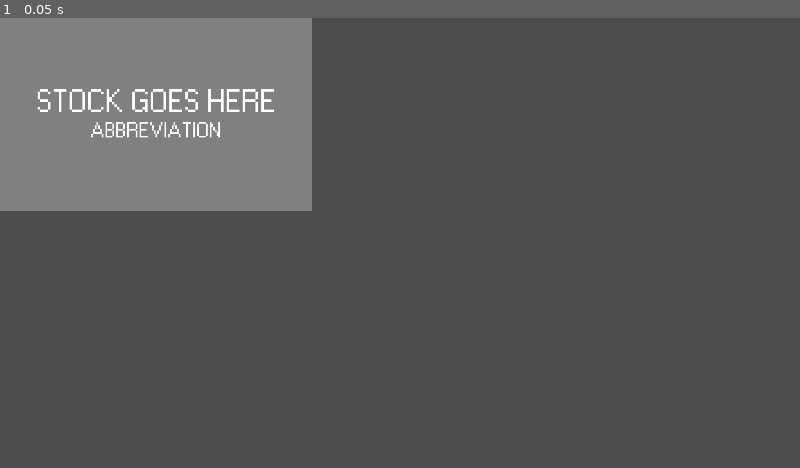
Above: before the commit, frame 1.
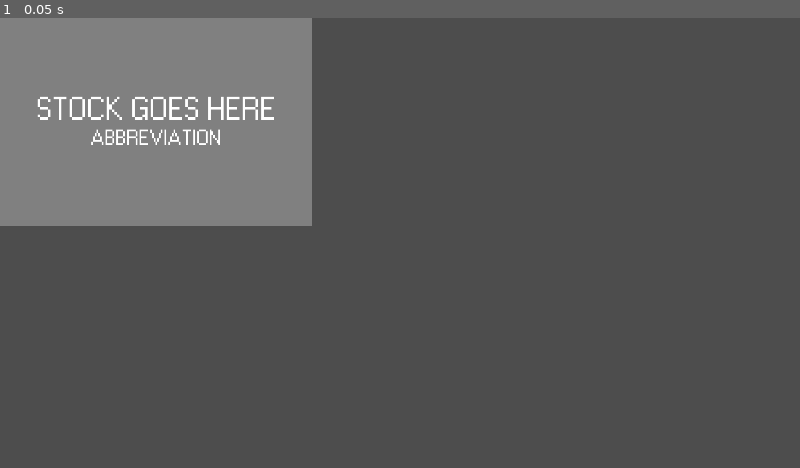
Above: after the commit, the same moment.

Repository: Shuflduf/Stock-Trading-Game
Game: Godot game, scene res://Scenes/stock.tscn
Two runs of this game, one before a commit and one after it. Both use one fixed random seed, a clock stepped at 60 frames per second and the inputs below. This scene is started directly instead of the project's main scene.
Inputs:
- Up to frame 1 (0.05 s): no input

The runs differ from the first frame. In frame 1, 2.3% of the frame differs, in the area x 0-39%, y 15-47%.

Commit message:
better graphing api

Diff:
--- a/Scenes/stock.tscn
+++ b/Scenes/stock.tscn
@@ -5,10 +5,6 @@
 [ext_resource type="Script" path="res://Scripts/graph.gd" id="3_gwbc6"]
 
 [sub_resource type="StyleBoxFlat" id="StyleBoxFlat_cgpof"]
-content_margin_left = 50.0
-content_margin_top = 100.0
-content_margin_right = 50.0
-content_margin_bottom = 100.0
 bg_color = Color(0.5, 0.5, 0.5, 1)
 
 [sub_resource type="LabelSettings" id="LabelSettings_uffqd"]
@@ -23,17 +19,26 @@
 curve = SubResource("Curve_mq8up")
 
 [node name="Stock" type="PanelContainer"]
+custom_minimum_size = Vector2(0, 300)
 size_flags_vertical = 3
 theme_override_styles/panel = SubResource("StyleBoxFlat_cgpof")
 script = ExtResource("1_y2ep8")
 
-[node name="VBoxContainer" type="VBoxContainer" parent="."]
+[node name="MarginContainer" type="MarginContainer" parent="."]
 layout_mode = 2
-size_flags_horizontal = 0
-size_flags_vertical = 0
+theme_override_constants/margin_left = 50
+theme_override_constants/margin_top = 50
+theme_override_constants/margin_right = 50
+theme_override_constants/margin_bottom = 50
+
+[node name="Basic" type="VBoxContainer" parent="MarginContainer"]
+unique_name_in_owner = true
+layout_mode = 2
+size_flags_horizontal = 3
+size_flags_vertical = 3
 alignment = 1
 
-[node name="Name" type="Label" parent="VBoxContainer"]
+[node name="Name" type="Label" parent="MarginContainer/Basic"]
 unique_name_in_owner = true
 custom_minimum_size = Vector2(350, 0)
 layout_mode = 2
@@ -42,7 +47,7 @@
 horizontal_alignment = 1
 autowrap_mode = 3
 
-[node name="Abbreviation" type="Label" parent="VBoxContainer"]
+[node name="Abbreviation" type="Label" parent="MarginContainer/Basic"]
 unique_name_in_owner = true
 layout_mode = 2
 theme_override_fonts/font = ExtResource("1_pkvwg")
@@ -50,13 +55,13 @@
 text = "ABBREVIATION"
 horizontal_alignment = 1
 
-[node name="Extras" type="VBoxContainer" parent="."]
+[node name="Extras" type="VBoxContainer" parent="MarginContainer"]
 unique_name_in_owner = true
 visible = false
 layout_mode = 2
 theme_override_constants/separation = 20
 
-[node name="HFlowContainer" type="HFlowContainer" parent="Extras"]
+[node name="HFlowContainer" type="HFlowContainer" parent="MarginContainer/Extras"]
 custom_minimum_size = Vector2(300, 0)
 layout_mode = 2
 size_flags_horizontal = 8
@@ -64,7 +69,7 @@
 theme_override_constants/v_separation = 20
 alignment = 1
 
-[node name="RichTextLabel" type="RichTextLabel" parent="Extras/HFlowContainer"]
+[node name="RichTextLabel" type="RichTextLabel" parent="MarginContainer/Extras/HFlowContainer"]
 layout_mode = 2
 theme_override_fonts/normal_font = ExtResource("1_pkvwg")
 theme_override_font_sizes/normal_font_size = 24
@@ -73,7 +78,7 @@
 fit_content = true
 autowrap_mode = 0
 
-[node name="RichTextLabel2" type="RichTextLabel" parent="Extras/HFlowContainer"]
+[node name="RichTextLabel2" type="RichTextLabel" parent="MarginContainer/Extras/HFlowContainer"]
 layout_mode = 2
 theme_override_fonts/normal_font = ExtResource("1_pkvwg")
 theme_override_font_sizes/normal_font_size = 24
@@ -82,7 +87,7 @@
 fit_content = true
 autowrap_mode = 0
 
-[node name="RichTextLabel3" type="RichTextLabel" parent="Extras/HFlowContainer"]
+[node name="RichTextLabel3" type="RichTextLabel" parent="MarginContainer/Extras/HFlowContainer"]
 layout_mode = 2
 theme_override_fonts/normal_font = ExtResource("1_pkvwg")
 theme_override_font_sizes/normal_font_size = 24
@@ -91,7 +96,7 @@
 fit_content = true
 autowrap_mode = 0
 
-[node name="RichTextLabel4" type="RichTextLabel" parent="Extras/HFlowContainer"]
+[node name="RichTextLabel4" type="RichTextLabel" parent="MarginContainer/Extras/HFlowContainer"]
 layout_mode = 2
 theme_override_fonts/normal_font = ExtResource("1_pkvwg")
 theme_override_font_sizes/normal_font_size = 24
@@ -100,7 +105,7 @@
 fit_content = true
 autowrap_mode = 0
 
-[node name="RichTextLabel5" type="RichTextLabel" parent="Extras/HFlowContainer"]
+[node name="RichTextLabel5" type="RichTextLabel" parent="MarginContainer/Extras/HFlowContainer"]
 layout_mode = 2
 theme_override_fonts/normal_font = ExtResource("1_pkvwg")
 theme_override_font_sizes/normal_font_size = 24
@@ -109,7 +114,7 @@
 fit_content = true
 autowrap_mode = 0
 
-[node name="RichTextLabel6" type="RichTextLabel" parent="Extras/HFlowContainer"]
+[node name="RichTextLabel6" type="RichTextLabel" parent="MarginContainer/Extras/HFlowContainer"]
 layout_mode = 2
 theme_override_fonts/normal_font = ExtResource("1_pkvwg")
 theme_override_font_sizes/normal_font_size = 24
@@ -118,7 +123,7 @@
 fit_content = true
 autowrap_mode = 0
 
-[node name="Graph" type="TextureRect" parent="Extras"]
+[node name="Graph" type="TextureRect" parent="MarginContainer/Extras"]
 layout_mode = 2
 size_flags_vertical = 3
 texture = SubResource("CurveTexture_o13lv")
--- a/Scripts/graph.gd
+++ b/Scripts/graph.gd
@@ -3,9 +3,17 @@
 var data: Array[float] = [0.2, 0.1, 0.1, 0.3, 0.2, 0.6, 0.9, 0.8]
 
 func _draw() -> void:
+    const FONT = preload("res://Resources/Fonts/W95FA.otf")
+
+    var margins = 40
+    draw_line(Vector2(margins, 0), Vector2(margins, size.y - margins), Color.BLACK, 3)
+    draw_line(Vector2(margins, size.y - margins), Vector2(size.x, size.y - margins), Color.BLACK, 3)
+    draw_string(FONT, Vector2(5, 20), str(data.max()), HORIZONTAL_ALIGNMENT_RIGHT, -1, 24, Color.BLACK)
+    draw_string(FONT, Vector2(5, size.y - margins), str(data.min()), HORIZONTAL_ALIGNMENT_RIGHT, -1, 24, Color.BLACK)
+
     var max_value = data.max()
     var min_value = data.min()
-    var length = size.x / (data.size() - 1)
+    var length = (size.x - margins) / (data.size() - 1)
 
     var normalized_data = []
     for value in data:
@@ -15,11 +23,13 @@
     for i in normalized_data.size() - 1:
         var value = normalized_data[i]
         var next_value = normalized_data[i + 1]
+        var color = Color.GREEN if value > next_value else \
+                (Color.RED if value != next_value else Color.DIM_GRAY)
         draw_line(
-            Vector2(i * length, size.y * value),
-            Vector2((i + 1) * length, size.y * next_value),
-            Color.RED,
-            3
+            Vector2((i * length) + margins, (size.y - margins) * value),
+            Vector2(((i + 1) * length) + margins, (size.y - margins) * next_value),
+            color,
+            5
         )
 
 func _ready() -> void:
--- a/Scripts/stock_display.gd
+++ b/Scripts/stock_display.gd
@@ -11,5 +11,7 @@
 @export var selected = false:
     set(value):
         selected = value
-        custom_minimum_size = Vector2(800, 800) if value else Vector2.ZERO
+        custom_minimum_size = Vector2(800, 600) if value else Vector2(0, 300)
         %Extras.visible = value
+        %Basic.size_flags_horizontal = SIZE_SHRINK_BEGIN if value else SIZE_EXPAND_FILL
+        %Basic.size_flags_vertical = SIZE_SHRINK_BEGIN if value else SIZE_EXPAND_FILL
